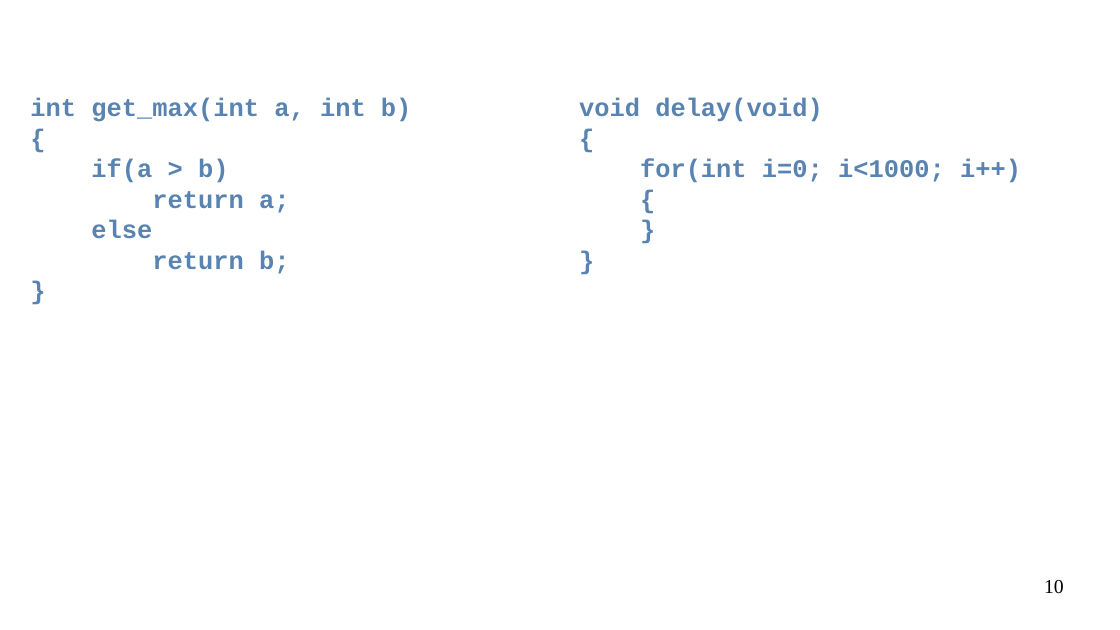
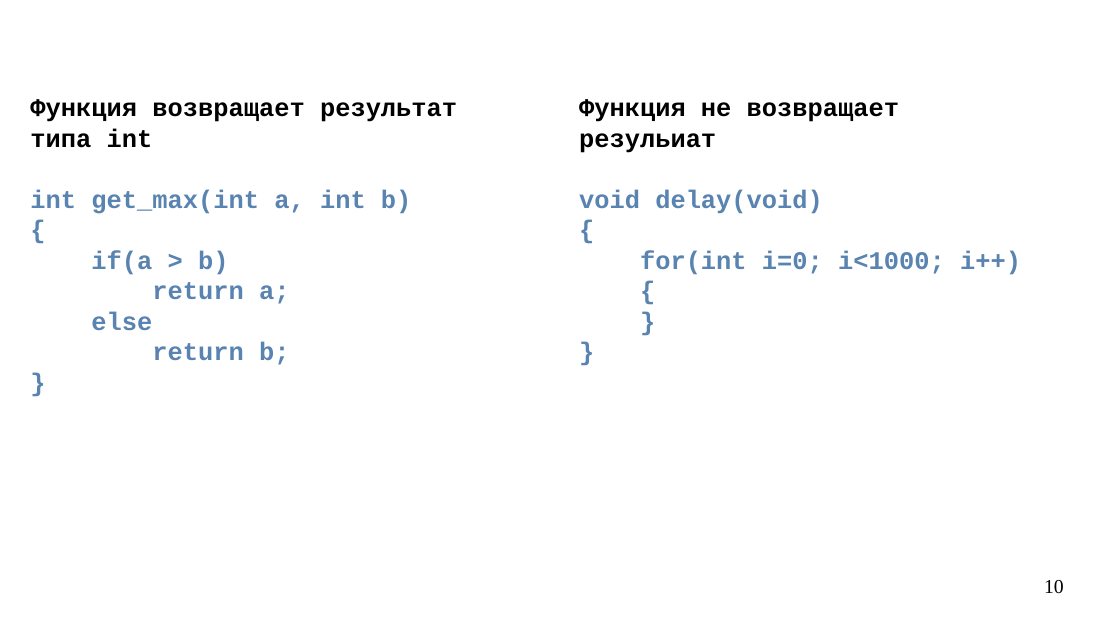
Before and after one commit to steelcraft/stud-lab, a slide deck: slide 10 of Лекции/CBCP01#L4.odp. Drawn at 1120x630 pixels with LibreOffice and Linux fonts; fonts in the diff are those of the drawing. Boxes give left, top, right and bottom in pixels: in the first picture for what was removed or moved away, otherwise in the second. Text is boxed around its words. In the diff, an @@ line names an element or a change of style, - is before the commit and + after.

```diff
--- a/Лекции/CBCP01#L4.odp
+++ b/Лекции/CBCP01#L4.odp
@@ text at (30, 99, 457, 148): paragraph added @@
+Функция возвращает результат типа int
@@ text at (579, 99, 899, 153): paragraph added @@
+Функция не возвращает резульиат
```
Also in this commit, not shown: 5 other slides changed, 18 slides added, 3 slides removed.
